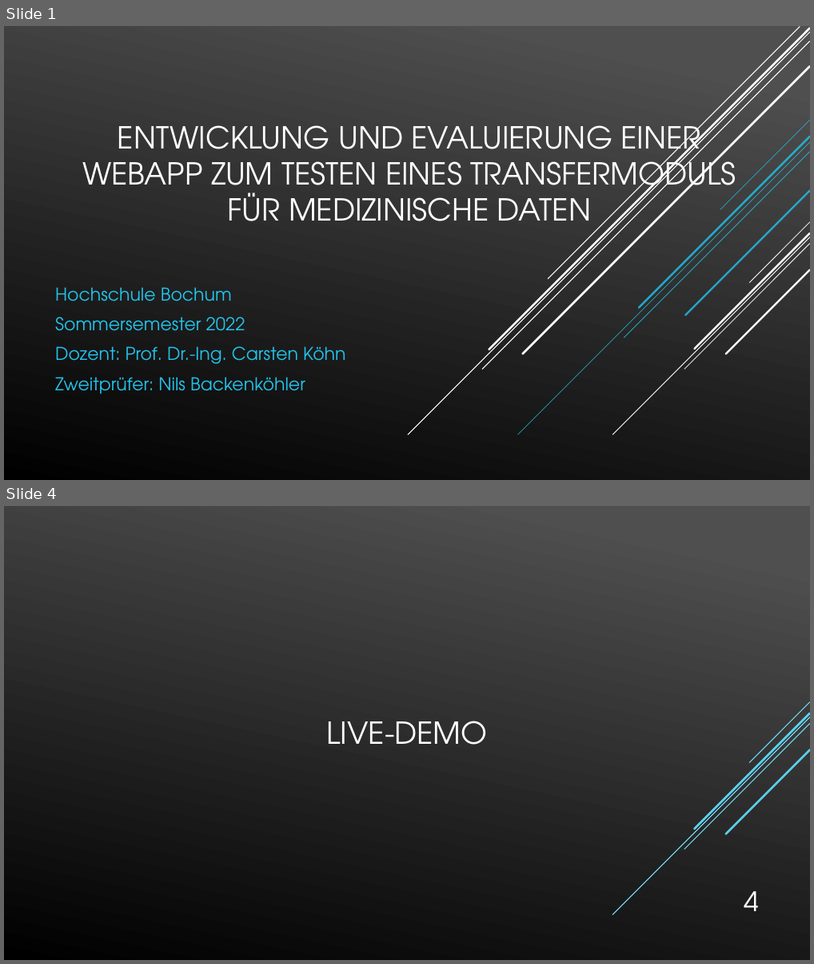
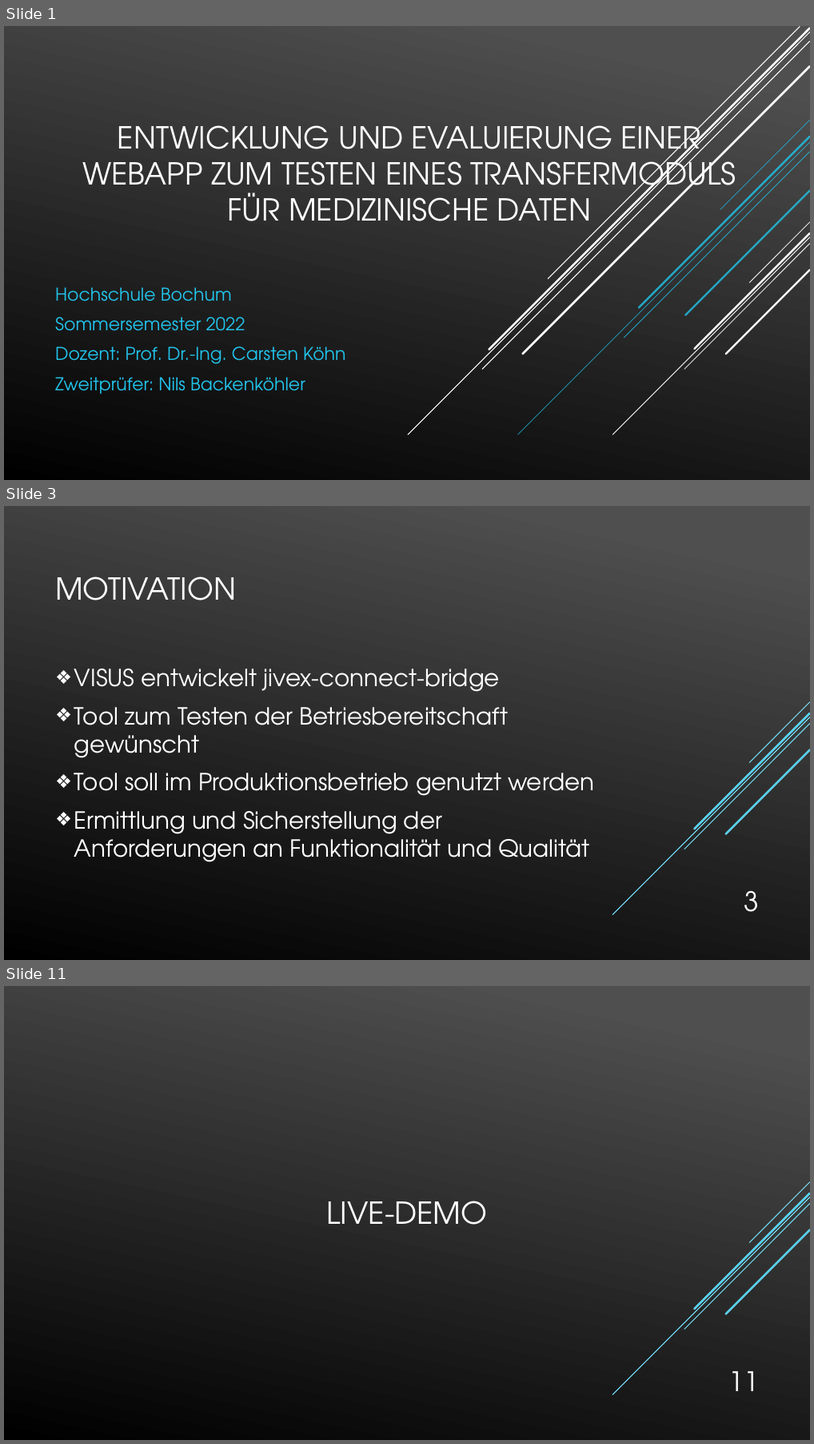
Before and after one commit to Tura92/Bachelorarbeit, a slide deck: Kolloquium Präsentation.pptx. Shown one above the other, each under a label of ours: slides 1 and 4 before the commit, slides 1, 3 and 11 after it; the slides between them are not shown. The pictures are 814x964 and 814x1444 pixels, drawn with LibreOffice and Linux fonts; fonts in the diff are those of the drawing. Boxes give left, top, right and bottom in pixels: in the first picture for what was removed or moved away, otherwise in the second. Text is boxed around its words. In the diff, an @@ line names an element or a change of style, - is before the commit and + after.

```diff
--- a/Kolloquium Präsentation.pptx
+++ b/Kolloquium Präsentation.pptx
@@ slide 3 added at box(4, 506, 810, 960), background gradient #4F4F4F to #000000; not listed: 5 template elements that a slide beside it also shows @@
@@ title added at box(55, 576, 236, 600), 36 pt, text #FFFFFF @@
+MOTIVATION
@@ text added at box(74, 668, 594, 862), 28 pt, text #FFFFFF @@
+❖ VISUS entwickelt jivex-connect-bridge
+❖ Tool zum Testen der Betriesbereitschaft gewünscht
+❖ Tool soll im Produktionsbetrieb genutzt werden
+❖ Ermittlung und Sicherstellung der Anforderungen an Funktionalität und Qualität
@@ group added at box(613, 702, 810, 914): 5 lines @@
@@ page number added at box(744, 890, 759, 912), 32 pt, text #FFFFFF @@
+3
@@ what was slide 4 is now slide 11 @@
@@ page number at box(729, 1371, 758, 1391): text changed @@
-4
+11
```
Also in this commit, not shown: 1 slide changed, 8 other slides added, 1 slide removed.
